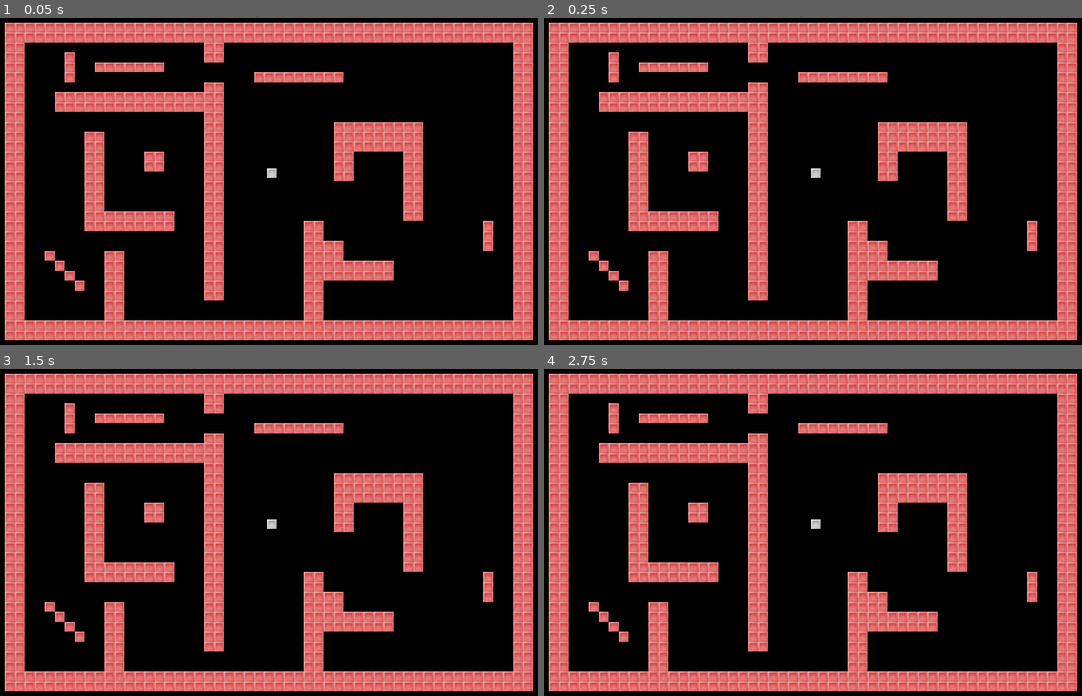
Above: before the commit, frames 1-4 (two rows, left to right).
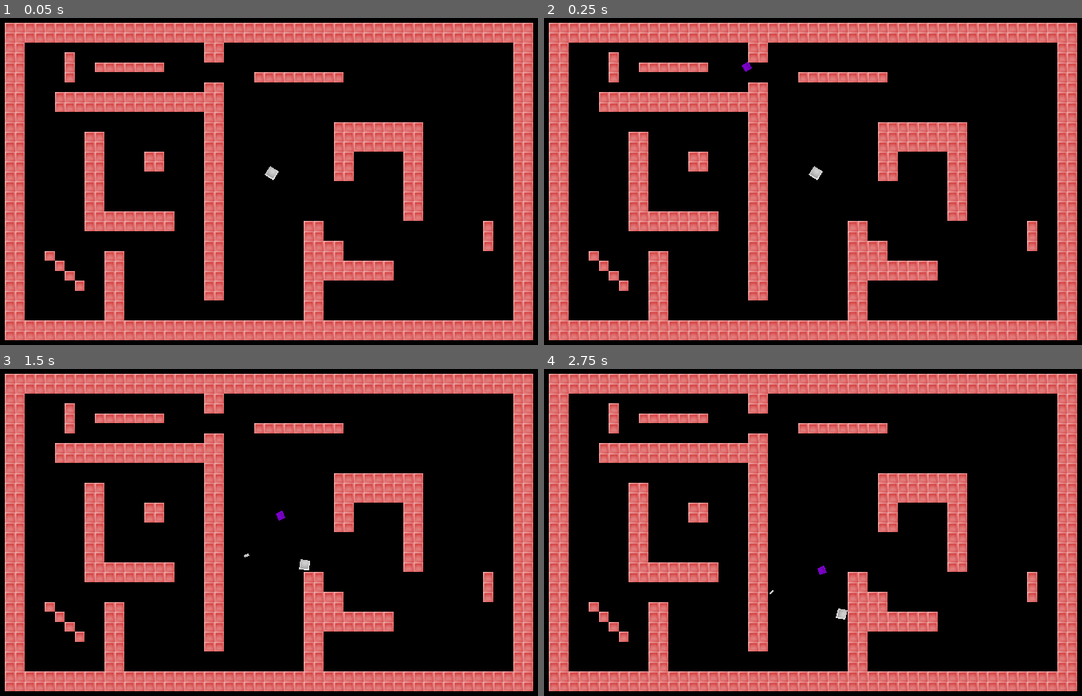
Above: after the commit, the same moments.

Repository: kawzar/pv3-actividad-2
Game: Godot game, scene res://main.tscn
The game is run twice, just before and just after one commit, with the same random seed, the same clock (stepped at 60 frames per second) and the same inputs.
Inputs (mouse positions are in pixels of both pictures, inside the frame that each line leads up to):
- Up to frame 1 (0.05 s): no input
- Up to frame 2 (0.25 s): no input
- Up to frame 3 (1.5 s): tap Enter at 0.5 s; move the mouse to (414, 506) at 0.52 s; hold Right (move_right) 0.53-1.28 s; hold Down (move_bottom) 0.53-1.28 s; move the mouse to (145, 542) at 1.27 s; hold Left (move_left) from 1.28 s (still down); click (145, 542) at 1.35 s
- Up to frame 4 (2.75 s): move the mouse to (877, 440) at 2.02 s; release Left (move_left) at 2.03 s; hold Right (move_right) from 2.03 s (still down); hold Down (move_bottom) from 2.03 s (still down)

The runs differ from the first frame. In frame 1, less than 0.1% of the frame differs, in the area x 49-52%, y 45-50%; in frame 2, less than 0.1%; in frame 3, 0.1%, in the area x 45-58%, y 43-62%; in frame 4, 0.1%.
Error before the commit: Parse Error: Unexpected token: Identifier:d (res://player/player.gd:6)

Commit message:
add enemy ia

Diff:
--- /dev/null
+++ b/enemy/Enemy.tscn
@@ -0,0 +1,25 @@
+[gd_scene load_steps=5 format=2]
+
+[ext_resource path="res://enemy/enemy.png" type="Texture" id=1]
+[ext_resource path="res://enemy/Enemy.gd" type="Script" id=2]
+
+[sub_resource type="RectangleShape2D" id=1]
+extents = Vector2( 8, 8 )
+
+[sub_resource type="RectangleShape2D" id=2]
+extents = Vector2( 8, 8 )
+
+[node name="Enemy" type="KinematicBody2D"]
+scale = Vector2( 0.75, 0.75 )
+script = ExtResource( 2 )
+
+[node name="Sprite" type="Sprite" parent="."]
+texture = ExtResource( 1 )
+
+[node name="CollisionShape2D" type="CollisionShape2D" parent="."]
+shape = SubResource( 1 )
+
+[node name="Area2D" type="Area2D" parent="."]
+
+[node name="CollisionShape2D" type="CollisionShape2D" parent="Area2D"]
+shape = SubResource( 2 )
--- a/enemy/enemy.gd
+++ b/enemy/enemy.gd
@@ -1,10 +1,9 @@
-extends RigidBody2D
+extends KinematicBody2D
 
-# Called when the node enters the scene tree for the first time.
-func _ready():
-	pass # Replace with function body.
+var motion = Vector2()
 
-
-# Called every frame. 'delta' is the elapsed time since the previous frame.
-#func _process(delta):
-#	pass
+func _physics_process(delta):
+	var player = get_parent().get_node("player")
+	position += (player.position - position) / 50
+	look_at(player.position)
+	move_and_collide(motion)
--- a/main.tscn
+++ b/main.tscn
@@ -1,10 +1,14 @@
-[gd_scene load_steps=5 format=2]
+[gd_scene load_steps=7 format=2]
 
 [ext_resource path="res://levels/tileset.tres" type="TileSet" id=1]
 [ext_resource path="res://player/player.tscn" type="PackedScene" id=2]
+[ext_resource path="res://enemy/Enemy.tscn" type="PackedScene" id=3]
 [ext_resource path="res://player/player.png" type="Texture" id=4]
 
 [sub_resource type="RectangleShape2D" id=1]
+extents = Vector2( 8.5, 8.5 )
+
+[sub_resource type="RectangleShape2D" id=2]
 extents = Vector2( 8.5, 8.5 )
 
 [node name="colworld" type="Node2D"]
@@ -30,8 +34,14 @@
 [node name="Area2D" type="Area2D" parent="player"]
 
 [node name="CollisionShape2D" type="CollisionShape2D" parent="player/Area2D"]
+position = Vector2( -0.0279999, -0.182007 )
+shape = SubResource( 2 )
 
 [node name="Camera2D" type="Camera2D" parent="."]
 position = Vector2( 108.528, 242.682 )
 current = true
 process_mode = 0
+
+[node name="Enemy" parent="." instance=ExtResource( 3 )]
+
+[connection signal="body_entered" from="player/Area2D" to="player" method="_on_Area2D_body_entered"]
--- a/player/player.gd
+++ b/player/player.gd
@@ -3,7 +3,7 @@
 export (int)var MOTION_SPEED = 160 # Pixels/second
 export (int)var bullet_speed = 1000
 var bullet = preload("res://Bullet.tscn")
-d
+
 func _physics_process(_delta):
 	var motion = Vector2()
 
@@ -28,3 +28,11 @@
 	bullet_instance.rotation = rotation_degrees
 	bullet_instance.apply_impulse(Vector2(), Vector2(bullet_speed,0).rotated(rotation))
 	get_tree().root.call_deferred("add_child", bullet_instance)
+
+func kill():
+	get_tree().reload_current_scene()
+
+
+func _on_Area2D_body_entered(body):
+	if "Enemy" in body.name:
+		kill() # Replace with function body.
